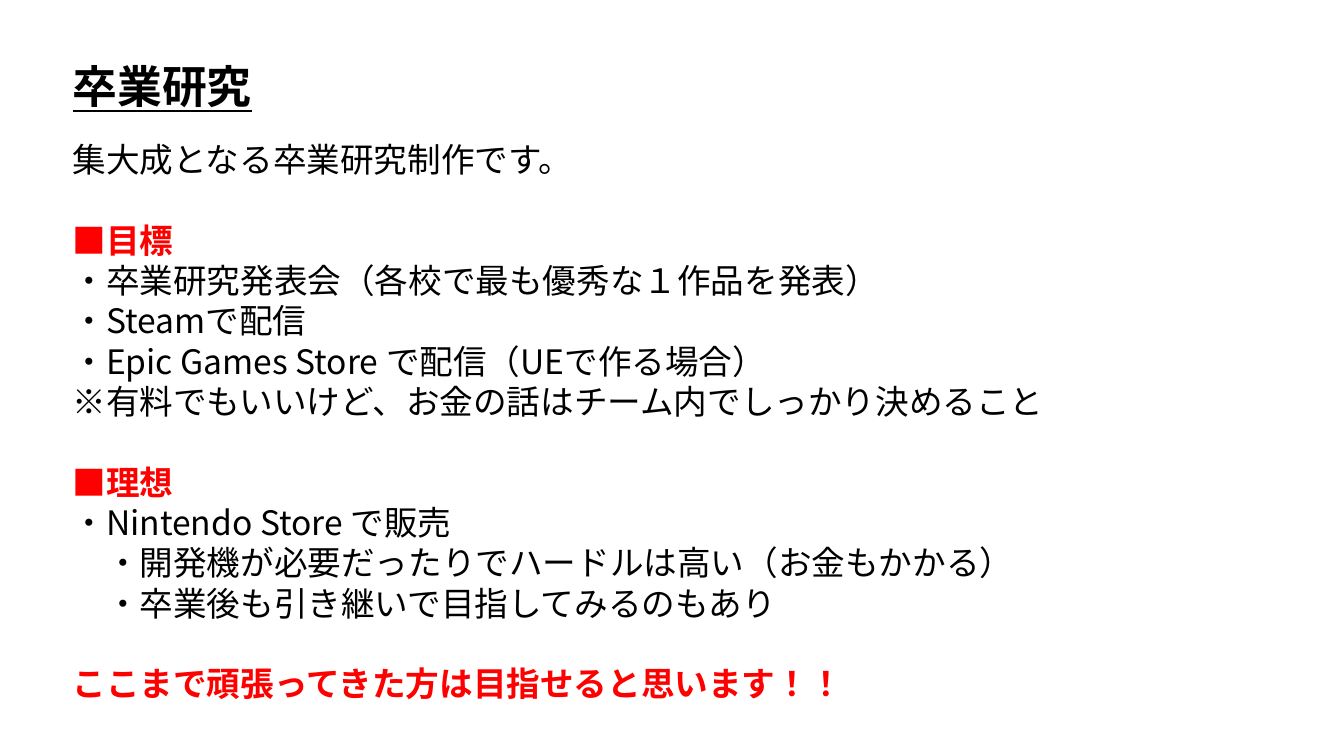
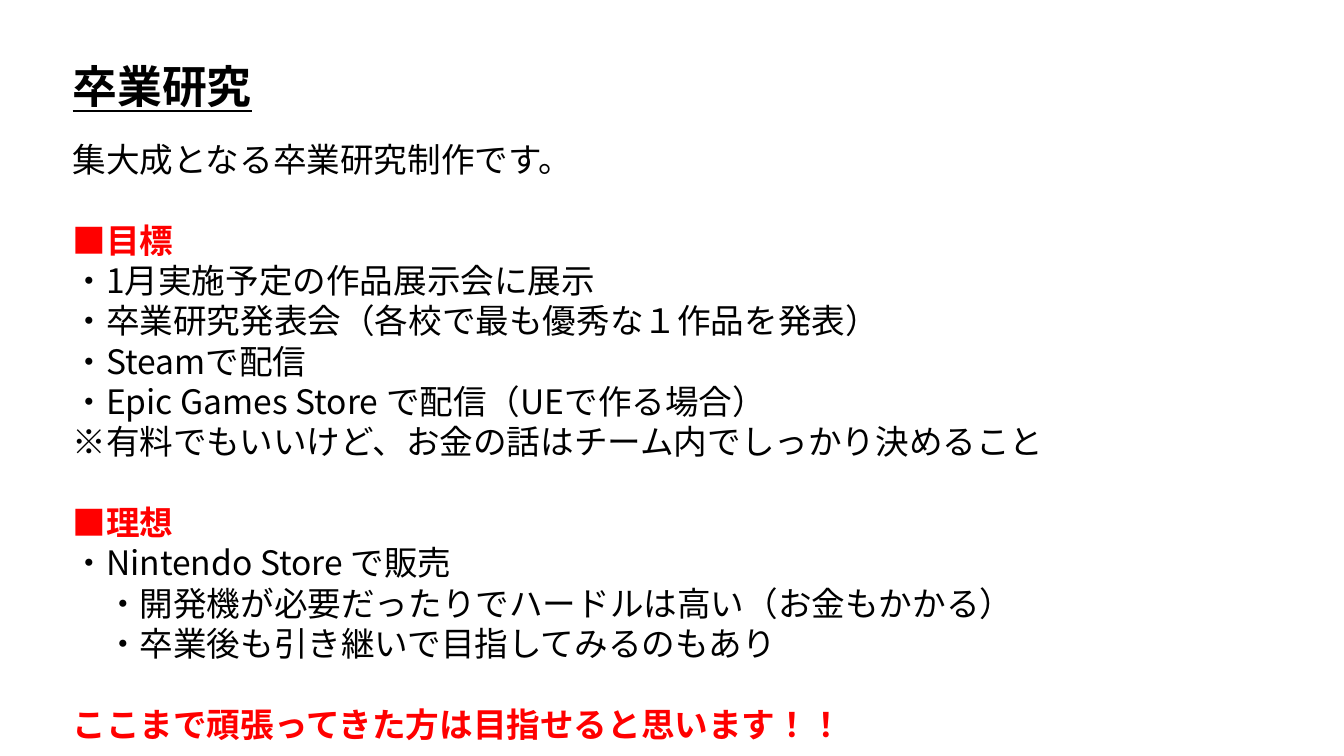
Before and after one commit to ArakiYusuke-Ohara/Textbook, a slide deck: slide 1 of ゲーム科3年/00_前期/プロジェクトワーク/卒業研究.pptx. Drawn at 1344x756 pixels with LibreOffice and Linux fonts; fonts in the diff are those of the drawing. Boxes give left, top, right and bottom in pixels: in the first picture for what was removed or moved away, otherwise in the second. Text is boxed around its words. In the diff, an @@ line names an element or a change of style, - is before the commit and + after.

```diff
--- a/ゲーム科3年/00_前期/プロジェクトワーク/卒業研究.pptx
+++ b/ゲーム科3年/00_前期/プロジェクトワーク/卒業研究.pptx
@@ text at [72,264,595,296]: paragraph added @@
+・1月実施予定の作品展示会に展示
```
Also in this commit, not shown: 1 other file.
